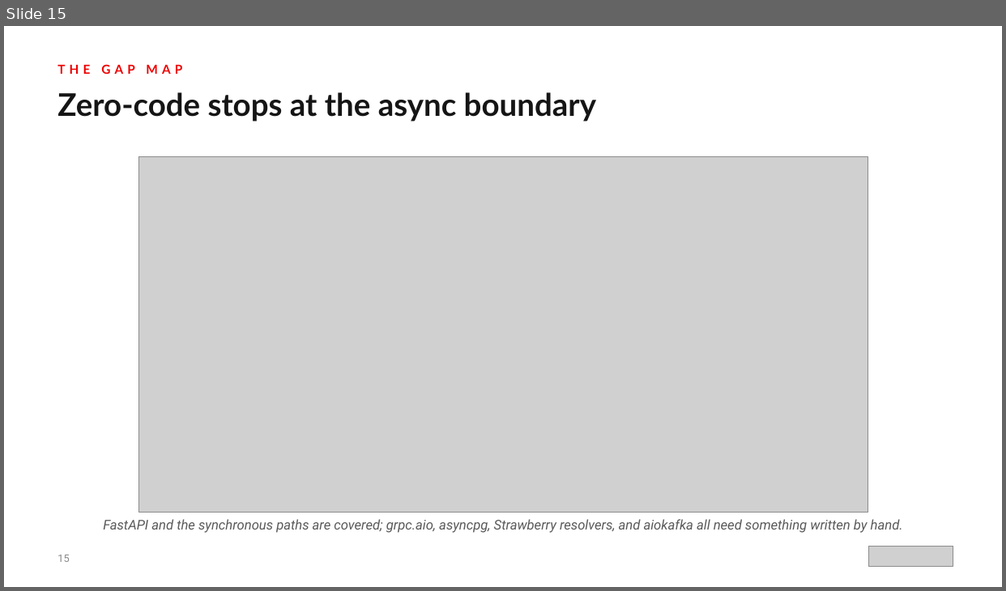
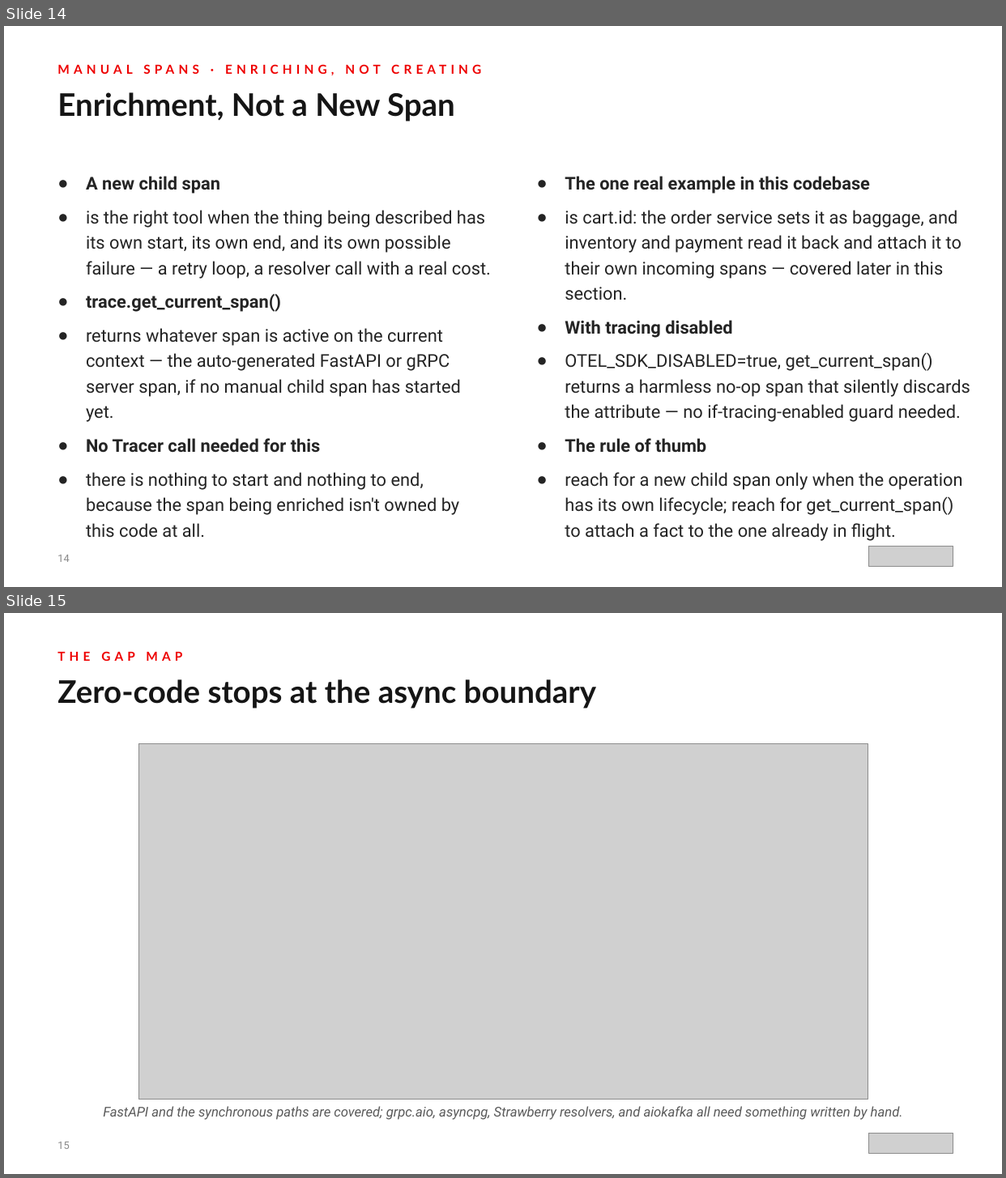
Before and after one commit to patterncatalyst/otel-observability-tutorial, a slide deck: presentations/observability-otel-201-python.pptx. Shown one above the other, each under a label of ours: slide 15 before the commit, slides 14 and 15 after it. The pictures are 1006x591 and 1006x1178 pixels, drawn with LibreOffice and Linux fonts; fonts in the diff are those of the drawing; grey boxes stand for pictures. Boxes give left, top, right and bottom in pixels: in the first picture for what was removed or moved away, otherwise in the second. Text is boxed around its words. In the diff, an @@ line names an element or a change of style, - is before the commit and + after.

```diff
--- a/presentations/observability-otel-201-python.pptx
+++ b/presentations/observability-otel-201-python.pptx
@@ slide 14 added at (4,26,1002,587), background #FFFFFF @@
@@ text added at (57,64,481,75), 12 pt, text #EE0000, bold @@
+MANUAL SPANS · ENRICHING, NOT CREATING
@@ text added at (57,92,455,122), 30 pt, text #151515, bold @@
+Enrichment, Not a New Span
@@ text added at (86,176,491,538), 17 pt, text #242424 @@
+● A new child span
+● is the right tool when the thing being described has its own start, its own end, and its own possible failure — a retry loop, a resolver call with a real cost.
+● trace.get_current_span()
+● returns whatever span is active on the current context — the auto-generated FastAPI or gRPC server span, if no manual child span has started yet.
+● No Tracer call needed for this
+● there is nothing to start and nothing to end, because the span being enriched isn't owned by this code at all.
@@ text added at (565,176,963,541), 17 pt, text #242424 @@
+● The one real example in this codebase
+● is cart.id: the order service sets it as baggage, and inventory and payment read it back and attach it to their own incoming spans — covered later in this section.
+● With tracing disabled
+● OTEL_SDK_DISABLED=true, get_current_span() returns a harmless no-op span that silently discards the attribute — no if-tracing-enabled guard needed.
+● The rule of thumb
+● reach for a new child span only when the operation has its own lifecycle; reach for get_current_span() to attach a fact to the one already in flight.
@@ text added at (57,555,69,562), 10 pt, text #8A8A8A @@
+14
@@ picture added at (868,546,953,566) @@
```
Also in this commit, not shown: 5 slides changed, 1 other slide added, 2 slides removed, 5 other files.
